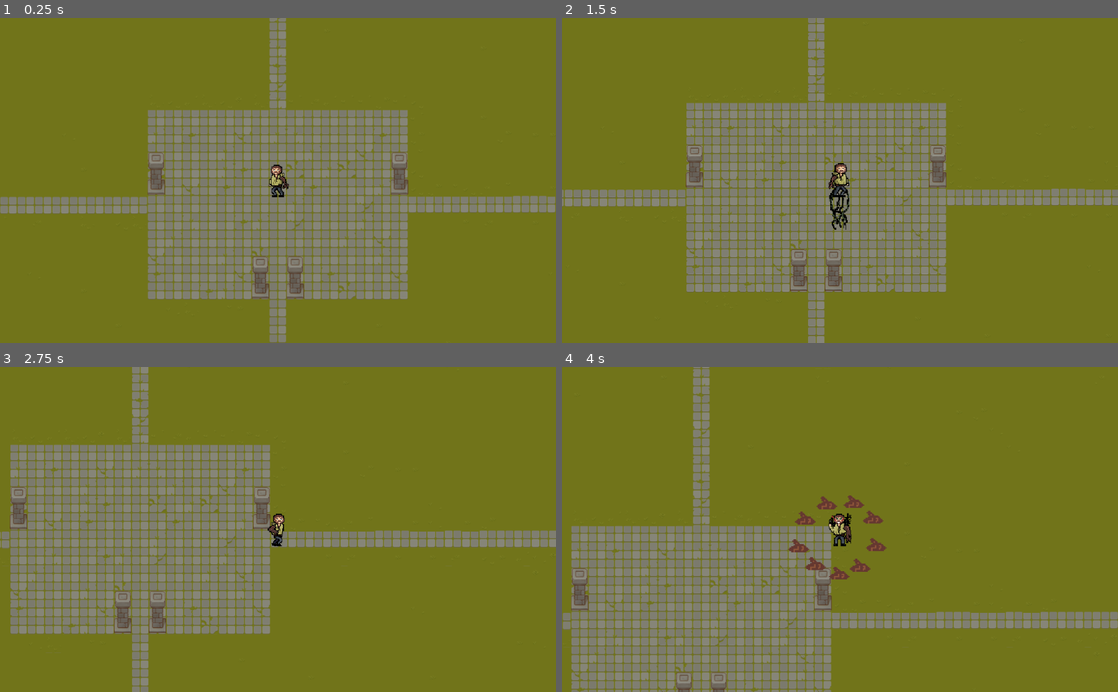
Above: before the commit, frames 1-4 (two rows, left to right).
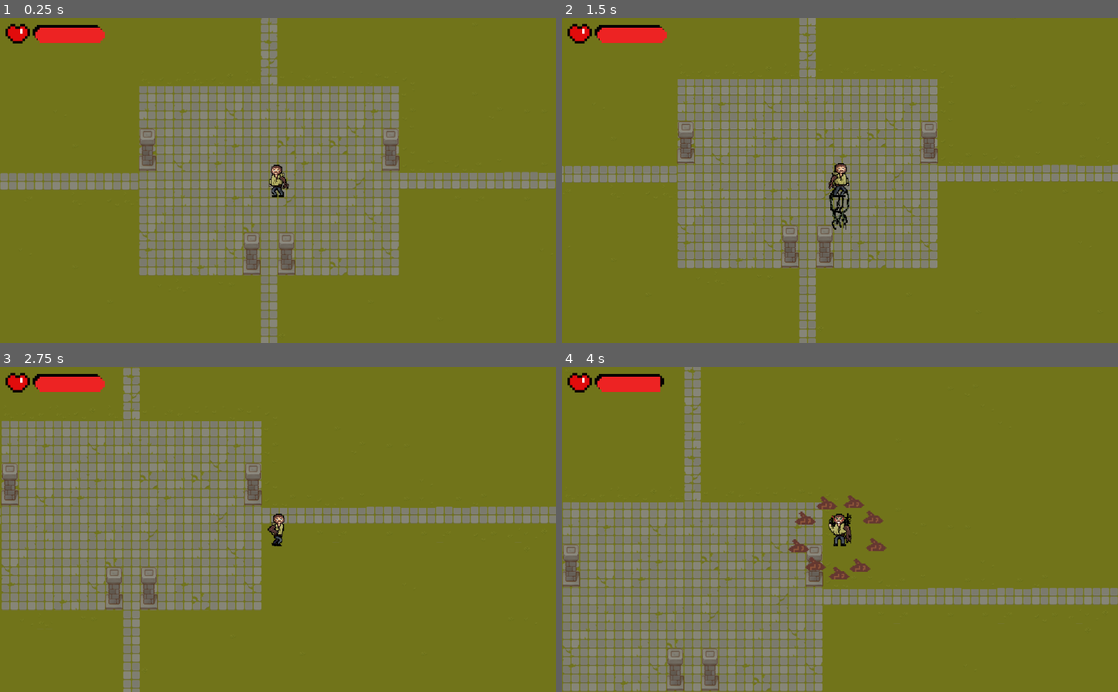
Above: after the commit, the same moments.

Repository: tarikdemiroren/GameCircleJam
Game: Godot game, scene res://src/levels/LevelTemplate.tscn
The game is run twice, just before and just after one commit, with the same random seed, the same clock (stepped at 60 frames per second) and the same inputs. This scene is started directly instead of the project's main scene.
Inputs:
- Up to frame 1 (0.25 s): no input
- Up to frame 2 (1.5 s): tap Enter at 0.5 s; hold Right (right) 0.53-1.28 s; tap A (close_range_atk) at 0.6 s; hold Down (down) from 1.28 s (still down); tap S (mid_range_atk) at 1.35 s
- Up to frame 3 (2.75 s): release Down (down) at 2.03 s; hold Right (right) from 2.03 s (still down); hold Shift (sprint) from 2.03 s (still down)
- Up to frame 4 (4 s): release Right (right) at 2.78 s; release Shift (sprint) at 2.78 s; hold Up (up) 2.78-3.53 s; tap P (take_damage) at 2.85 s; hold Left (left) from 3.53 s (still down); tap X (ultimate_attack) at 3.6 s

The runs differ from the first frame. In frame 1, 22% of the frame differs, in the area x 0-100%, y 0-100%; in frame 2, 21%; in frame 3, 21%; in frame 4, 19%.

Commit message:
audio effects main menu

Diff:
--- a/MyGame/src/actors/EvilEye.tscn
+++ b/MyGame/src/actors/EvilEye.tscn
@@ -7,7 +7,7 @@
 [ext_resource path="res://src/actors/EvilEye.gd" type="Script" id=5]
 
 [sub_resource type="CircleShape2D" id=1]
-radius = 8.0
+radius = 8.24621
 
 [sub_resource type="Animation" id=4]
 resource_name = "EvilEyeAttack"
@@ -49,6 +49,18 @@
 "update": 0,
 "values": [ Vector2( 10, 10 ), Vector2( 20, 15 ) ]
 }
+tracks/3/type = "value"
+tracks/3/path = NodePath("../attArea/CollisionShape2D:disabled")
+tracks/3/interp = 1
+tracks/3/loop_wrap = true
+tracks/3/imported = false
+tracks/3/enabled = true
+tracks/3/keys = {
+"times": PoolRealArray( 0.045114, 0.7 ),
+"transitions": PoolRealArray( 1, 1 ),
+"update": 1,
+"values": [ false, true ]
+}
 
 [sub_resource type="Animation" id=10]
 resource_name = "EvilEyeAttackLeft"
@@ -90,6 +102,18 @@
 "update": 0,
 "values": [ Vector2( 10, 10 ), Vector2( 20, 15 ) ]
 }
+tracks/3/type = "value"
+tracks/3/path = NodePath("../attArea/CollisionShape2D:disabled")
+tracks/3/interp = 1
+tracks/3/loop_wrap = true
+tracks/3/imported = false
+tracks/3/enabled = true
+tracks/3/keys = {
+"times": PoolRealArray( 0.1, 0.7 ),
+"transitions": PoolRealArray( 1, 1 ),
+"update": 1,
+"values": [ false, true ]
+}
 
 [sub_resource type="Animation" id=5]
 resource_name = "EvilEyeDeath"
@@ -238,6 +262,18 @@
 "transitions": PoolRealArray( 1 ),
 "update": 0,
 "values": [ SubResource( 11 ) ]
+}
+tracks/8/type = "value"
+tracks/8/path = NodePath("../attArea/CollisionShape2D:disabled")
+tracks/8/interp = 1
+tracks/8/loop_wrap = true
+tracks/8/imported = false
+tracks/8/enabled = true
+tracks/8/keys = {
+"times": PoolRealArray( 0 ),
+"transitions": PoolRealArray( 1 ),
+"update": 0,
+"values": [ false ]
 }
 
 [sub_resource type="Animation" id=3]
@@ -317,7 +353,6 @@
 }
 
 [node name="EvilEyeCollision" type="CollisionShape2D" parent="."]
-position = Vector2( 3, 2 )
 shape = SubResource( 1 )
 
 [node name="EvilEyeFlight" type="Sprite" parent="."]
--- a/MyGame/src/levels/LevelTemplate.tscn
+++ b/MyGame/src/levels/LevelTemplate.tscn
@@ -1,6 +1,6 @@
 [gd_scene load_steps=5 format=2]
 
-[ext_resource path="res://src/actors/Player.tscn" type="PackedScene" id=1]
+[ext_resource path="res://src/scenes/PlayerScene.tscn" type="PackedScene" id=1]
 [ext_resource path="res://assets/tileset.tres" type="TileSet" id=2]
 [ext_resource path="res://src/particles/fire/fire.tscn" type="PackedScene" id=3]
 [ext_resource path="res://src/actors/EvilEye.tscn" type="PackedScene" id=4]
@@ -69,7 +69,10 @@
 scale = Vector2( 0.6, 0.6 )
 
 [node name="EvilEyeKinematic2" parent="." instance=ExtResource( 4 )]
-position = Vector2( 2197, 237 )
+position = Vector2( 2204, 237 )
+
+[node name="EvilEyeCollision" parent="EvilEyeKinematic2" index="0"]
+position = Vector2( 1, 0 )
 
 [node name="CollisionShape2D" parent="EvilEyeKinematic2/DetectRange" index="0"]
 scale = Vector2( 0.6, 0.6 )
@@ -77,8 +80,11 @@
 [node name="CollisionShape2D" parent="EvilEyeKinematic2/AttRange" index="0"]
 scale = Vector2( 0.6, 0.6 )
 
-[node name="Player" parent="." instance=ExtResource( 1 )]
-position = Vector2( 497, 257 )
+[node name="PlayerScene" parent="." instance=ExtResource( 1 )]
+margin_left = 2.0
+margin_top = 1.0
+margin_right = 2.0
+margin_bottom = 1.0
 
 [editable path="EvilEyeKinematic"]
 [editable path="EvilEyeKinematic2"]
--- a/MyGame/src/user_interface/MainMenu.gd
+++ b/MyGame/src/user_interface/MainMenu.gd
@@ -4,6 +4,9 @@
 onready var settings = $OptionsScreen
 onready var confirm = $SureToQuit
 onready var logo = $logo
+onready var campfire = $FireSound
+onready var forest = $ForestSound
+onready var click = $Click
 
 # Declare member variables here. Examples:
 # var a = 2
@@ -13,6 +16,8 @@
 # Called when the node enters the scene tree for the first time.
 func _ready():
 	settings.hide()
+	campfire.play()
+	forest.play()
 
 
 # Called every frame. 'delta' is the elapsed time since the previous frame.
@@ -22,22 +27,27 @@
 
 func _on_Exit_pressed():
 	confirm.show()
+	click.play()
 
 
 func _on_Options_pressed():
 	mainSettings.hide()
 	logo.hide()
 	settings.show()
+	click.play()
 
 
 func _on_GoBack_pressed():
 	mainSettings.show()
 	logo.show()
 	settings.hide()
+	click.play()
 
 
 func _on_fullScreenToggle_pressed():
 	OS.window_fullscreen = !OS.window_fullscreen
+	click.play()
+
 
 
 func _on_SureToQuit_confirmed():
--- a/MyGame/src/user_interface/MainMenu.tscn
+++ b/MyGame/src/user_interface/MainMenu.tscn
@@ -1,10 +1,13 @@
-[gd_scene load_steps=10 format=2]
+[gd_scene load_steps=13 format=2]
 
 [ext_resource path="res://src/user_interface/MainMenu.gd" type="Script" id=1]
 [ext_resource path="res://src/dynamic_fonts/pixelfont1.tres" type="DynamicFont" id=2]
 [ext_resource path="res://src/user_interface/menu_background.tscn" type="PackedScene" id=3]
 [ext_resource path="res://fonts/Symtext.ttf" type="DynamicFontData" id=4]
 [ext_resource path="res://assets/logo.png" type="Texture" id=5]
+[ext_resource path="res://src/audio/campfire-crackling-fireplace-sound-119594.mp3" type="AudioStream" id=6]
+[ext_resource path="res://src/audio/forest-wind-and-birds-6881.mp3" type="AudioStream" id=7]
+[ext_resource path="res://src/audio/mixkit-stapling-paper-2995.wav" type="AudioStream" id=8]
 
 [sub_resource type="Animation" id=1]
 length = 0.001
@@ -229,6 +232,21 @@
 dialog_text = "Are You Sure You Want To Quit?
 Anything unsaved will be lost!"
 
+[node name="FireSound" type="AudioStreamPlayer2D" parent="."]
+position = Vector2( 672, 445 )
+stream = ExtResource( 6 )
+volume_db = 1.0
+
+[node name="ForestSound" type="AudioStreamPlayer2D" parent="."]
+position = Vector2( 534, 377 )
+stream = ExtResource( 7 )
+volume_db = 1.0
+
+[node name="Click" type="AudioStreamPlayer2D" parent="."]
+position = Vector2( 557, 326 )
+stream = ExtResource( 8 )
+volume_db = 10.0
+
 [connection signal="pressed" from="MainContainer/buttons/Options" to="." method="_on_Options_pressed"]
 [connection signal="pressed" from="MainContainer/buttons/Exit" to="." method="_on_Exit_pressed"]
 [connection signal="pressed" from="OptionsScreen/optionsContainer/fullScreenToggle" to="." method="_on_fullScreenToggle_pressed"]
Not shown, added: MyGame/src/audio/campfire-crackling-fireplace-sound-119594.mp3.import
Not shown, added: MyGame/src/audio/forest-wind-and-birds-6881.mp3.import
Not shown, added: MyGame/src/audio/mixkit-stapling-paper-2995.wav.import
Not shown, changed: MyGame/.DS_Store
Not shown, added: MyGame/src/audio/campfire-crackling-fireplace-sound-119594.mp3
Not shown, added: MyGame/src/audio/forest-wind-and-birds-6881.mp3
Not shown, added: MyGame/src/audio/mixkit-stapling-paper-2995.wav
